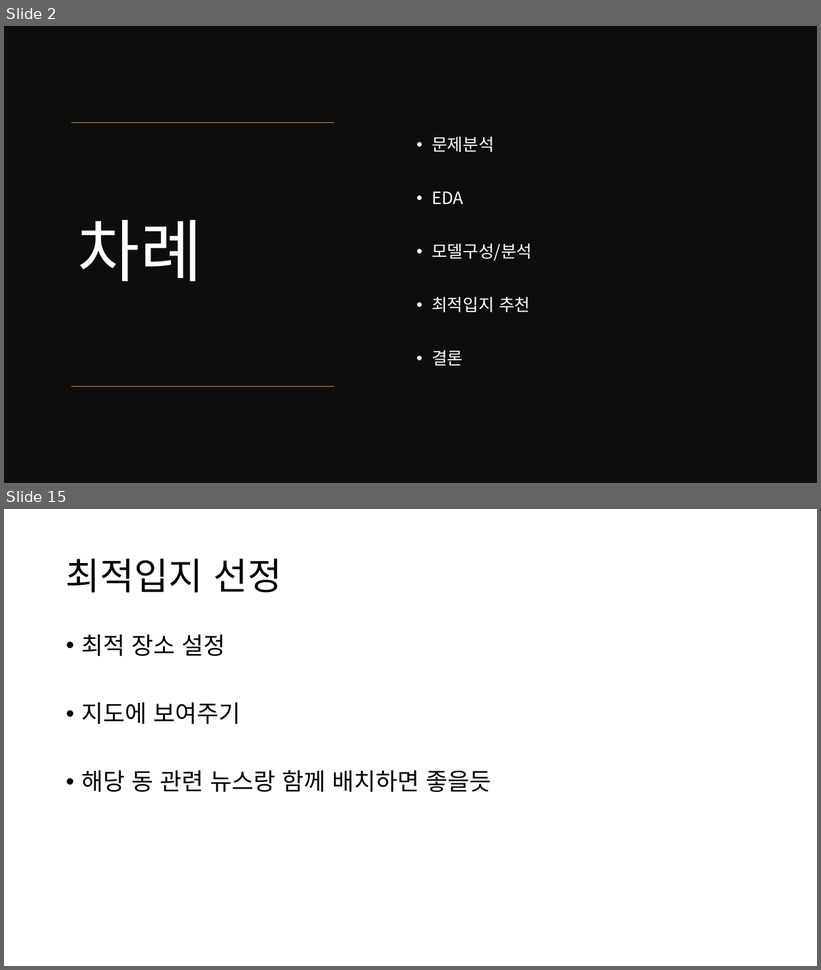
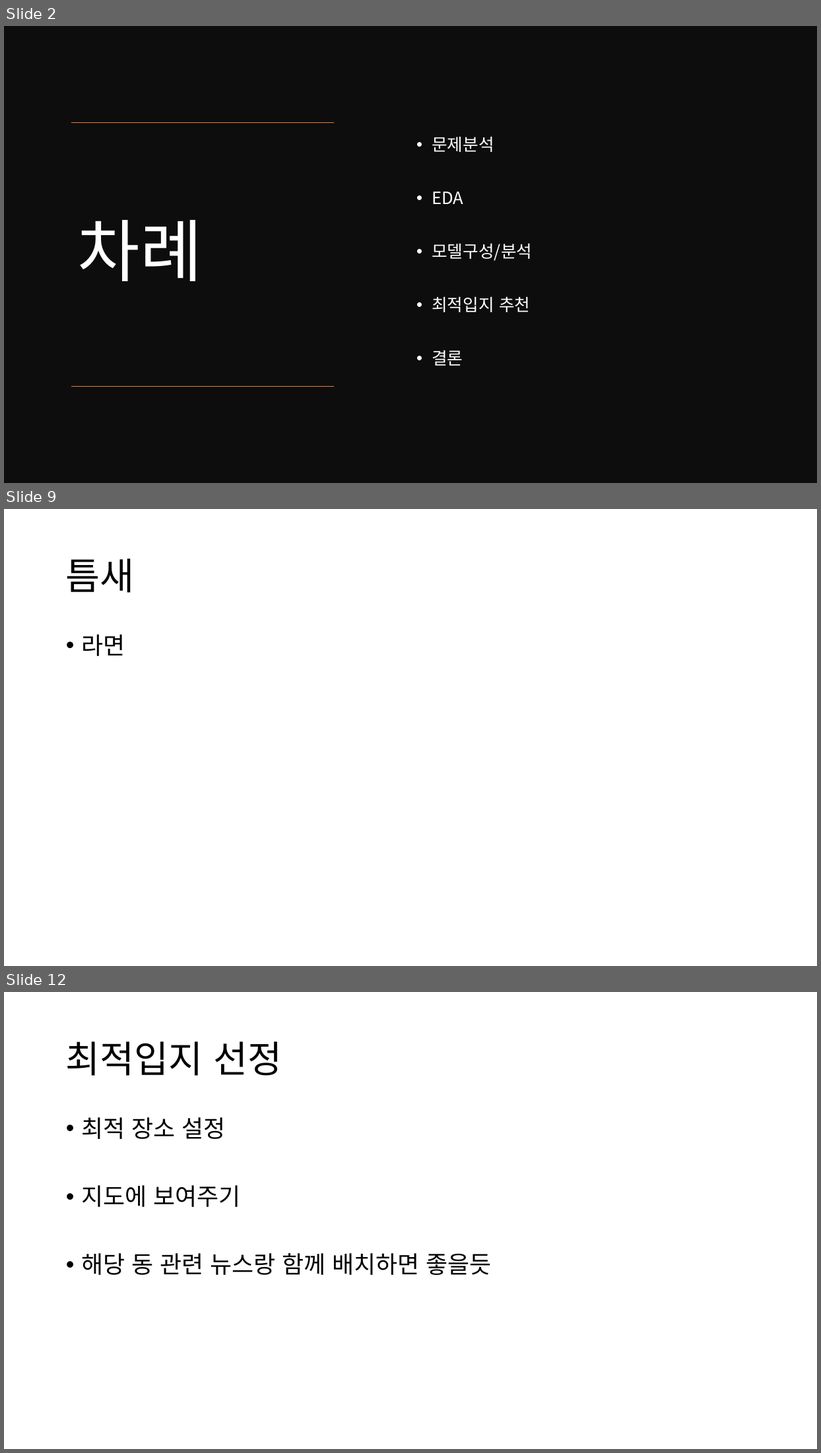
Before and after one commit to gyuholee94/seoul_contest, a slide deck: 서울콘 ppt v1.pptx. Shown one above the other, each under a label of ours: slides 2 and 15 before the commit, slides 2, 9 and 12 after it; the slides between them are not shown. The pictures are 821x970 and 821x1453 pixels, drawn with LibreOffice and Linux fonts; fonts in the diff are those of the drawing. Boxes give left, top, right and bottom in pixels: in the first picture for what was removed or moved away, otherwise in the second. Text is boxed around its words. In the diff, an @@ line names an element or a change of style, - is before the commit and + after.

```diff
--- a/서울콘 ppt v1.pptx
+++ b/서울콘 ppt v1.pptx
@@ slide 9 added at [4,509,817,966], background #FFFFFF @@
@@ title added at [66,559,135,593], 44 pt, text #000000 @@
+틈새
@@ text added at [81,634,125,656], 28 pt, text #000000 @@
+• 라면
@@ what was slide 15 is now slide 12 @@
```
Also in this commit, not shown: 6 slides changed, 2 other slides added, 6 slides removed, 1 other file.
